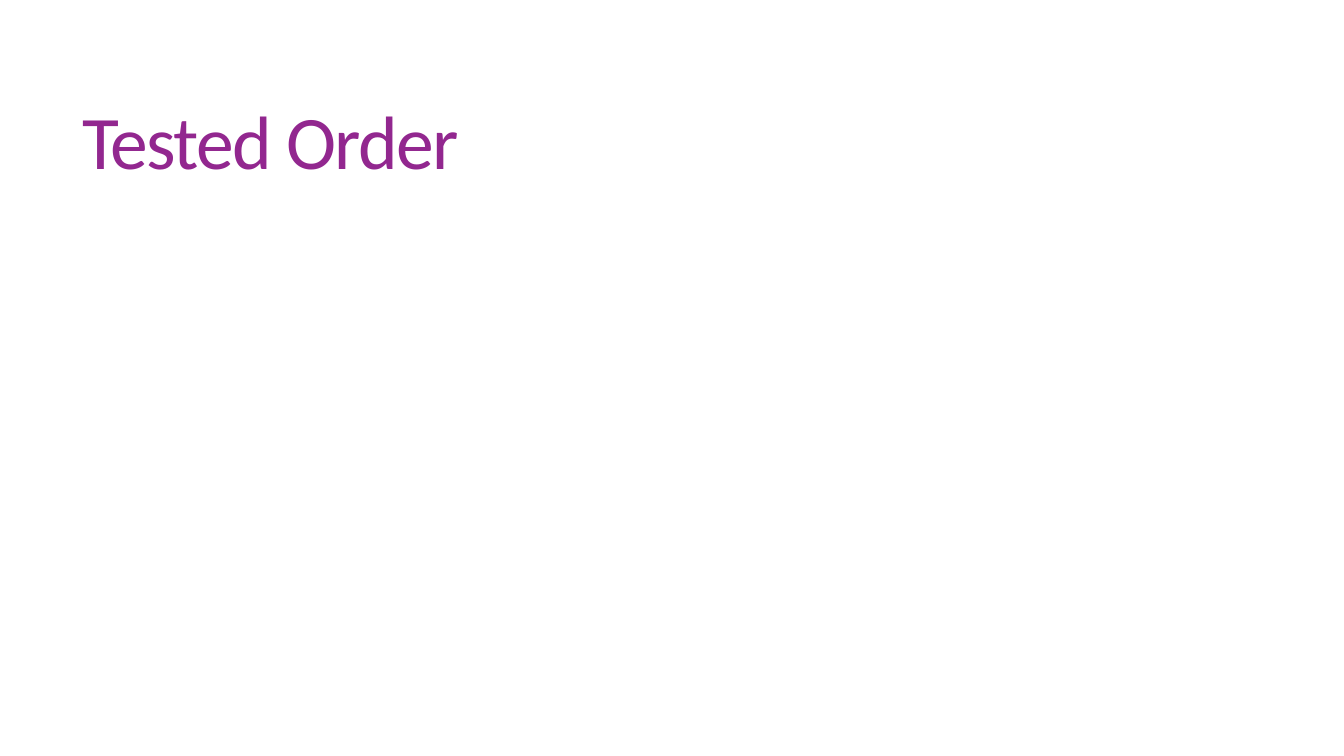
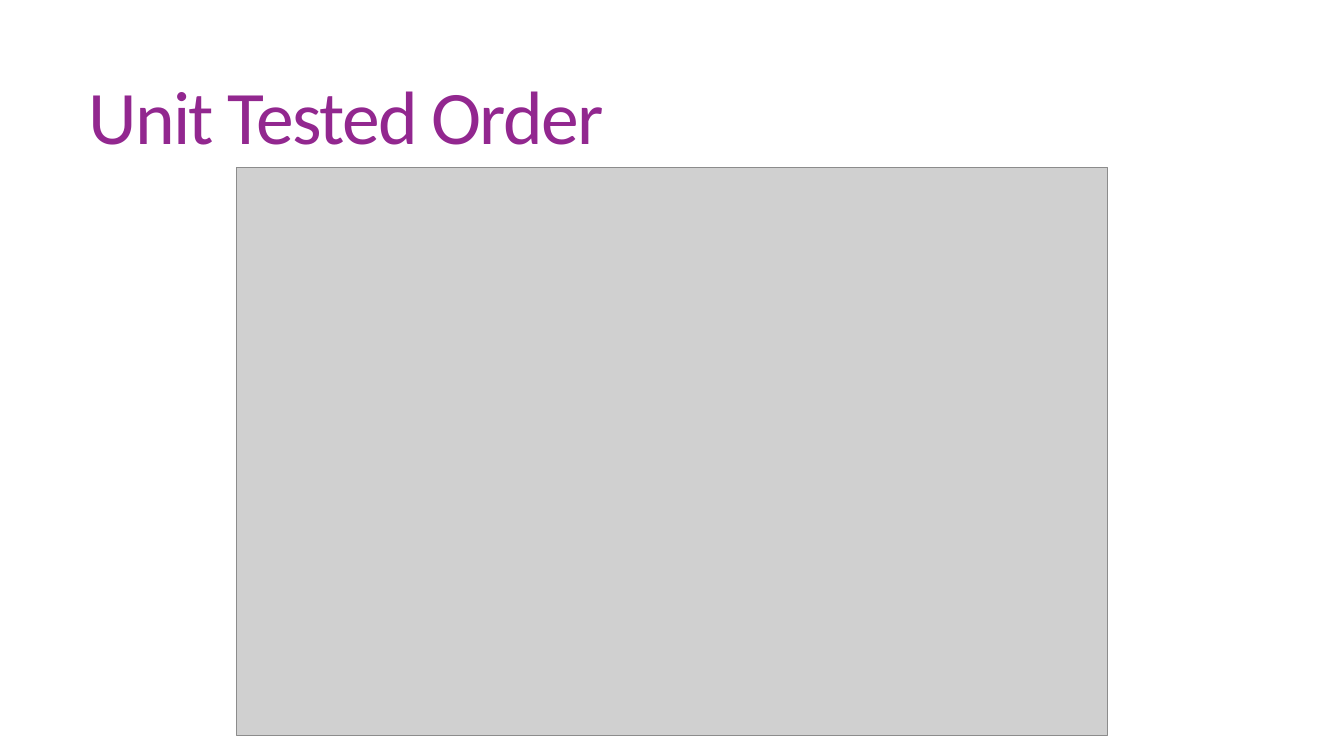
Before and after one commit to RishiChavda/MSTE, a slide deck: slide 10 of MTSE.pptx (slide 9 before the commit). Drawn at 1344x756 pixels with LibreOffice and Linux fonts; fonts in the diff are those of the drawing; grey boxes stand for pictures. Boxes give left, top, right and bottom in pixels: in the first picture for what was removed or moved away, otherwise in the second. Text is boxed around its words. In the diff, an @@ line names an element or a change of style, - is before the commit and + after.

```diff
--- a/MTSE.pptx
+++ b/MTSE.pptx
@@ title at [88,91,604,145]: text changed @@
-Tested Order
+Unit Tested Order
@@ picture added at [237,167,1108,735] @@
```
Also in this commit, not shown: 3 other slides changed, 6 slides added, 1 slide removed.
